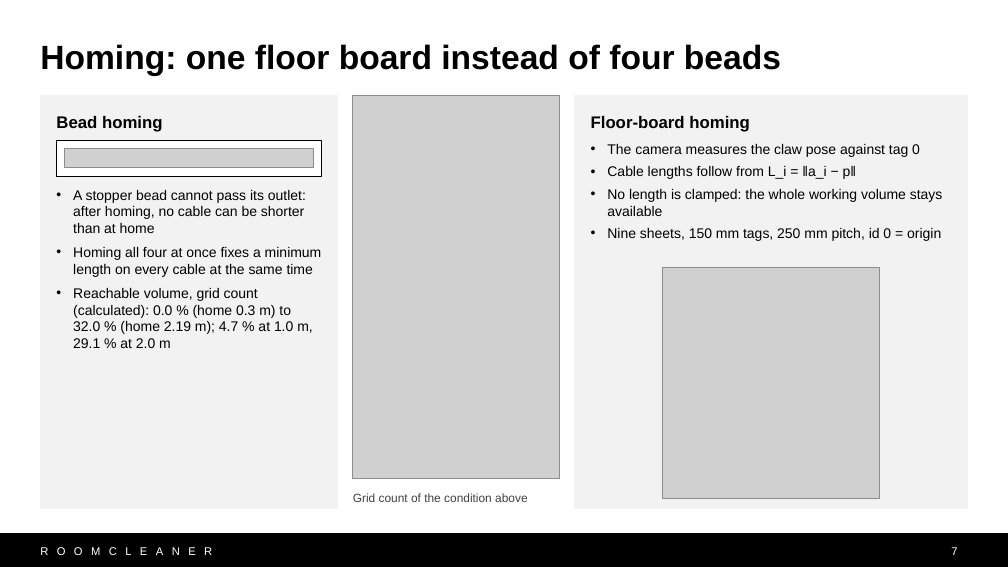
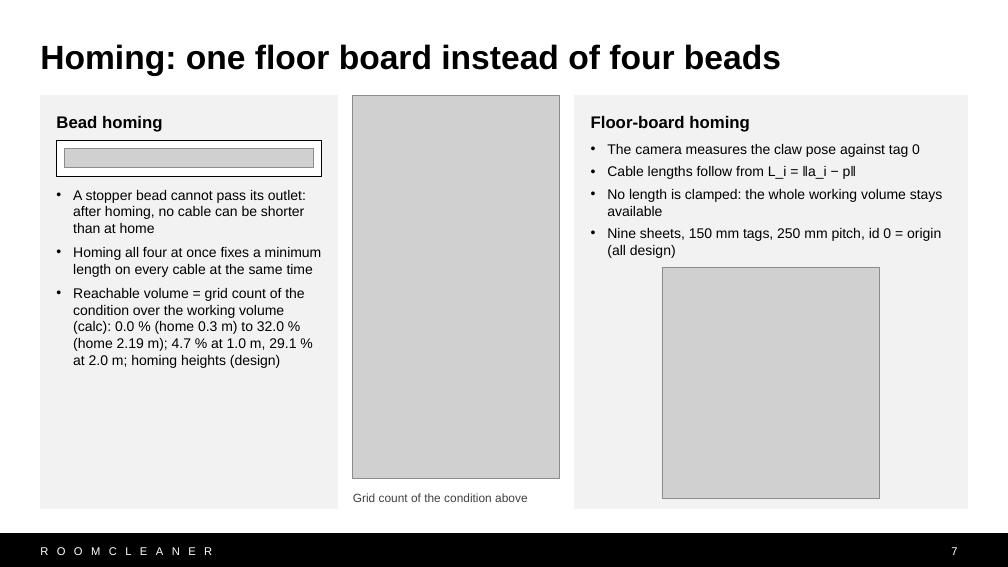
Before and after one commit to Jaspario1199/RoomCleaner, a slide deck: slide 7 of docs/presentation/deck_v10/RoomCleaner_Buntinx_v10.pptx. Drawn at 1008x567 pixels with LibreOffice and Linux fonts; fonts in the diff are those of the drawing; grey boxes stand for pictures. Boxes give left, top, right and bottom in pixels: in the first picture for what was removed or moved away, otherwise in the second. Text is boxed around its words. In the diff, an @@ line names an element or a change of style, - is before the commit and + after.

```diff
--- a/docs/presentation/deck_v10/RoomCleaner_Buntinx_v10.pptx
+++ b/docs/presentation/deck_v10/RoomCleaner_Buntinx_v10.pptx
@@ text in rectangle at [607, 228, 941, 258]: text changed @@
-• Nine sheets, 150 mm tags, 250 mm pitch, id 0 = origin
+• Nine sheets, 150 mm tags, 250 mm pitch, id 0 = origin (all design)
@@ text in rectangle at [73, 288, 304, 368]: text changed @@
-• Reachable volume, grid count (calculated): 0.0 % (home 0.3 m) to 32.0 % (home 2.19 m); 4.7 % at 1.0 m, 29.1 % at 2.0 m
+• Reachable volume = grid count of the condition over the working volume (calc): 0.0 % (home 0.3 m) to 32.0 % (home 2.19 m); 4.7 % at 1.0 m, 29.1 % at 2.0 m; homing heights (design)
```
Also in this commit, not shown: 12 other slides changed, 14 other files.
